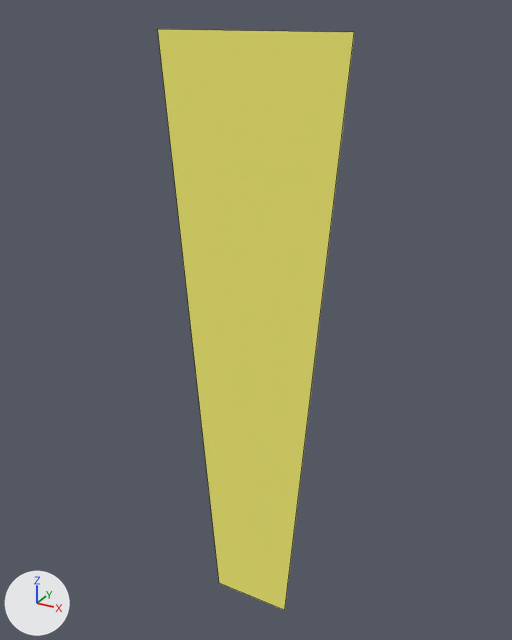
What one commit did to the Blender file Amelia Blume/Assets/Meshes/Sun/Sun_Ray.blend.
Camera for both pictures: a 50 mm lens placed at (1.48, -2.63, 3.05), pointed at (-0.02, 0.08, 1.69). Every picture has the same lights, and +X, +Y and +Z are marked at lower left. Mesh edges are drawn as thin lines.
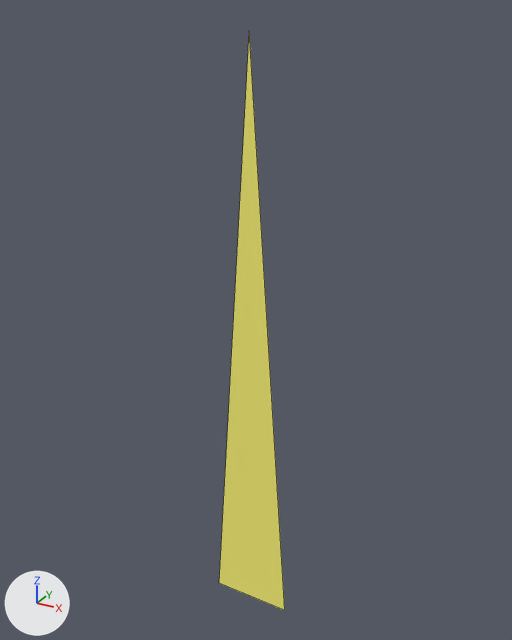
What differs and where, as boxes (x1, y1, x2, y2) in the pictures (512 x 640 px):
'Plane', reshaped (66% narrower): before (158, 29, 354, 610); after (219, 36, 285, 610)

The change in detail:
me_plane_001 has 4 vertices, 1 face and spans x -0.88..0.88, y 0.0, z 0.09..5.93.
me_plane_001 is used by ob_plane; location (0.0, 0.0, 0.0); scale (0.5, 0.5, 0.5).
Verts and faces of me_plane_001; kept vertices keep their numbers, new ones are numbered from 4.
Before the commit, vertices of me_plane_001: 0 (0.42, 0.0, 0.09) at pixel (284, 610), 1 (-0.42, 0.0, 0.09) at pixel (219, 583), 2 (0.88, 0.0, 5.93) at pixel (354, 32), 3 (-0.88, 0.0, 5.93) at pixel (157, 29).
Part 1, on me_plane_001:
Vertices deleted: 2, 3 (with the faces that use them).
New vertex 4 is at (0.0, 0.0, 5.93).
New faces: (0, 1, 4).
